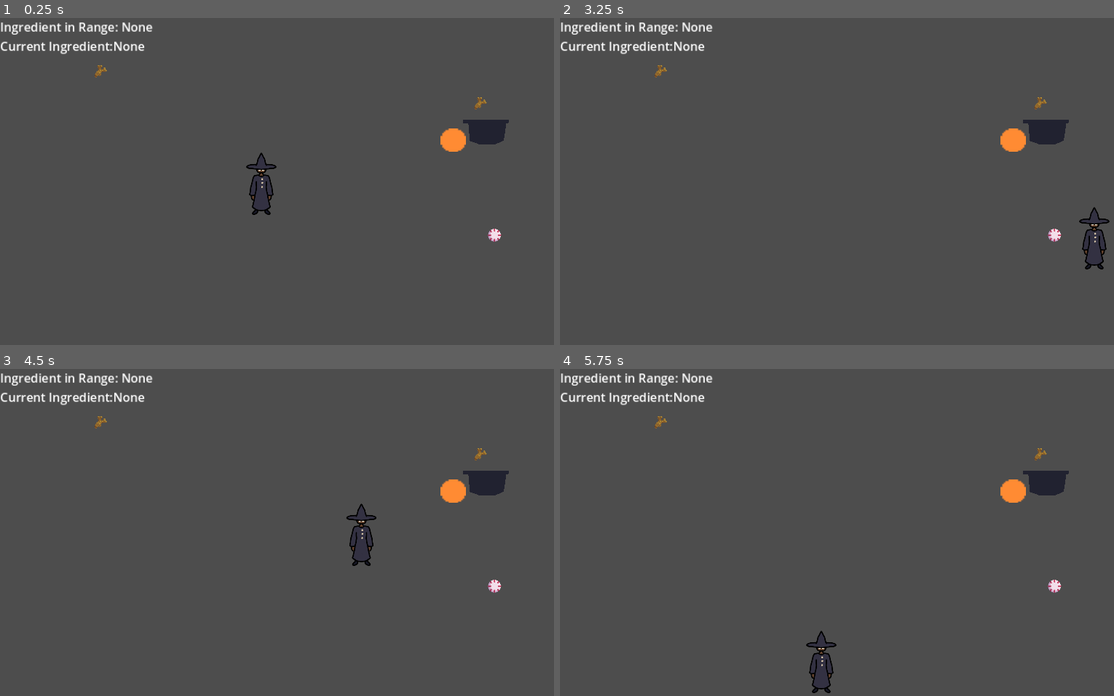
Above: before the commit, frames 1-4 (two rows, left to right).
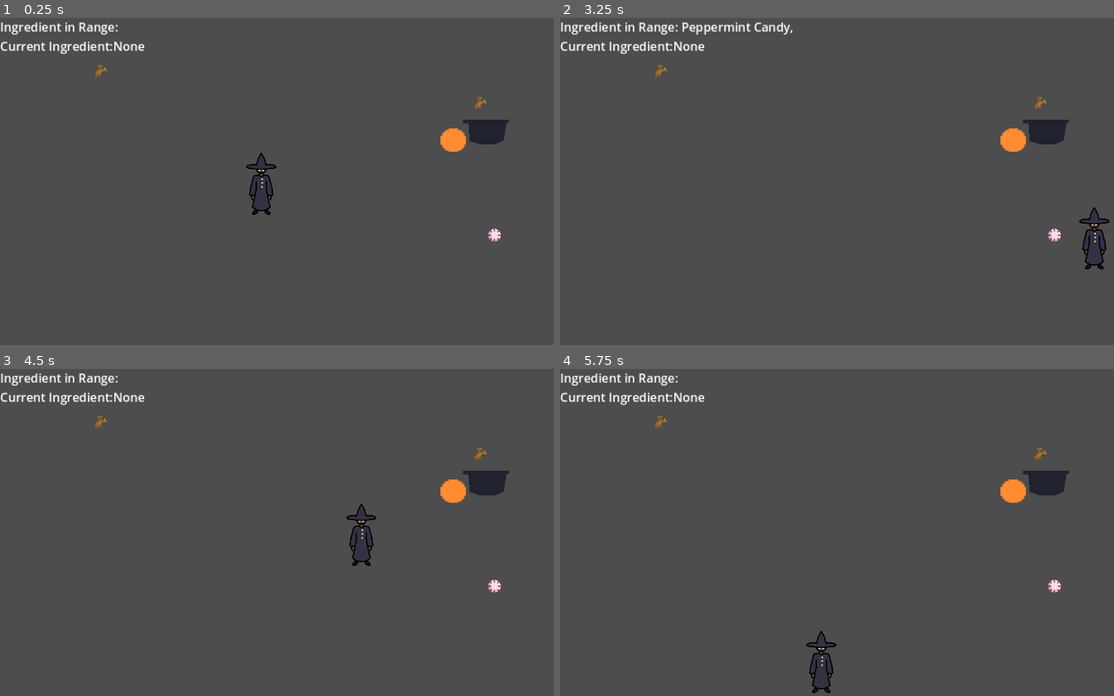
Above: after the commit, the same moments.

Repository: aryuserious/witch-in-training
Game: Godot game, scene res://scenes/level_1.tscn
Two runs of this game, one before a commit and one after it. Both use one fixed random seed, a clock stepped at 60 frames per second and the inputs below.
Inputs:
- Up to frame 1 (0.25 s): no input
- Up to frame 2 (3.25 s): tap Enter at 0.5 s; hold D (right) 0.53-1.28 s; tap Q (drop) at 0.6, 1.55, 2.1, 3.05 s; tap E (pickup) at 0.8, 1.35, 2.3, 2.85 s; hold S (down) 1.28-2.03 s; hold D (right) 2.03-2.78 s; hold W (up) from 2.78 s (still down)
- Up to frame 3 (4.5 s): release W (up) at 3.53 s; hold A (left) from 3.53 s (still down); tap Q (drop) at 3.6 s; tap E (pickup) at 3.8, 4.35 s
- Up to frame 4 (5.75 s): tap Q (drop) at 4.55, 5.1 s; release A (left) at 5.03 s; hold S (down) from 5.03 s (still down); tap E (pickup) at 5.3 s

The runs differ from the first frame. In frame 1, less than 0.1% of the frame differs, in the area x 22-28%, y 1-5%; in frame 2, 0.3%, in the area x 22-43%, y 1-6%; in frame 3, less than 0.1%; in frame 4, less than 0.1%.
Error before the commit: Invalid access to property or key 'ingredient_in_range' on a base object of type 'CharacterBody2D (Player)'. (res://scripts/level_1.gd:5)

Commit message:
fixed nearest_ingredient() - it now finds the distance correctly so that it finds the correct nearest ingredient - updated the debug screen to show all the ingredients in ingredients_in_range - moved ingredient_type_as_string() from the stats script to the script and made it static - (ingredient_type_as_string returns the type of an ingredient as a string)

Diff:
--- a/scripts/ingredient.gd
+++ b/scripts/ingredient.gd
@@ -26,3 +26,20 @@
         type.PEPPERMINT_CANDY:
             if has_node("Sprite"):
                 $Sprite.region_rect = ingredient_regions["peppermint candy"]
+
+
+static func ingredient_type_as_string(ingredient : Ingredient) -> String:
+    if ingredient:
+        match ingredient.ingredient_type:
+            Ingredient.type.GINGER_ROOT:
+                return "Ginger Root"
+            Ingredient.type.PEPPERMINT_CANDY:
+                return "Peppermint Candy"
+            Ingredient.type.THORNED_ROSE:
+                return "Thorned Rose"
+            Ingredient.type.SALT:
+                return "Salt"
+            _:
+                return "???"
+    else:
+        return "None"
--- a/scripts/level_1.gd
+++ b/scripts/level_1.gd
@@ -2,5 +2,5 @@
 
 
 func _process(_delta):
-    $Stats.player_ingredient_in_range = $Player.ingredient_in_range
+    $Stats.player_ingredients_in_range = $Player.ingredients_in_range
     $Stats.player_current_ingredient = $Player.current_ingredient
--- a/scripts/player.gd
+++ b/scripts/player.gd
@@ -12,16 +12,8 @@
 func _physics_process(_delta):
     move()
 
-    # remember: when using ingredient_in_range or current_ingredient in an if statement
-    # it will return false if null, else it will return true
-    # if ingredient in range: says true as long as it is not null, but it is NOT a bool, it is
-    # an ingredient
     if ingredients_in_range.size() > 0 and not current_ingredient and Input.is_action_just_pressed("pickup"):
         pickup_ingredient()
-    else:
-        if ingredients_in_range.size() > 0 and current_ingredient and Input.is_action_just_pressed("pickup"):
-            drop_ingredient()
-            pickup_ingredient()
 
     if current_ingredient and Input.is_action_just_pressed("drop"):
         drop_ingredient()
@@ -62,7 +54,6 @@
 
 
 func nearest_ingredient() -> Ingredient:
-    # var prev_ingr : Ingredient
     var first_loop = true
     var nearest_ingr
 
@@ -71,8 +62,8 @@
             first_loop = false
             nearest_ingr = ingredient
         else:
-            var nearest_ingr_distance = nearest_ingr.position - position
-            var distance = ingredient.position - position
+            var nearest_ingr_distance = abs(nearest_ingr.position - position)
+            var distance = abs(ingredient.position - position)
 
             if nearest_ingr_distance > distance: # current ingr is the new nearest
                 nearest_ingr = ingredient
--- a/scripts/stats.gd
+++ b/scripts/stats.gd
@@ -2,26 +2,13 @@
 
 
 @onready var label = $Label
-var player_ingredient_in_range : Ingredient
+var player_ingredients_in_range : Array[Ingredient]
 var player_current_ingredient : Ingredient
 
 
 func _process(_delta):
-    label.text = "Ingredient in Range: " + ingredient_type_as_string(player_ingredient_in_range) + "\nCurrent Ingredient:" + ingredient_type_as_string(player_current_ingredient)
+    var ingrs_in_range_string = ""
+    for ingr in player_ingredients_in_range:
+        ingrs_in_range_string += Ingredient.ingredient_type_as_string(ingr) + ", "
 
-
-func ingredient_type_as_string(ingredient : Ingredient) -> String:
-    if ingredient:
-        match ingredient.ingredient_type:
-            Ingredient.type.GINGER_ROOT:
-                return "Ginger Root"
-            Ingredient.type.PEPPERMINT_CANDY:
-                return "Peppermint Candy"
-            Ingredient.type.THORNED_ROSE:
-                return "Thorned Rose"
-            Ingredient.type.SALT:
-                return "Salt"
-            _:
-                return "???"
-    else:
-        return "None"
+    label.text = "Ingredient in Range: " + ingrs_in_range_string + "\nCurrent Ingredient:" + Ingredient.ingredient_type_as_string(player_current_ingredient)
